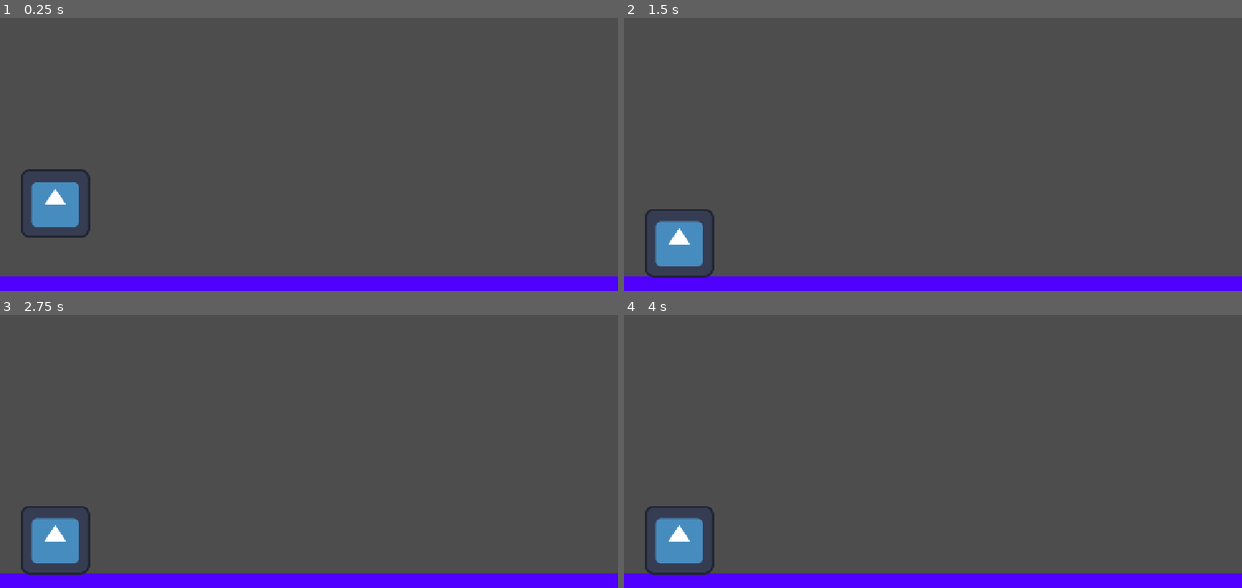
Above: before the commit, frames 1-4 (two rows, left to right).
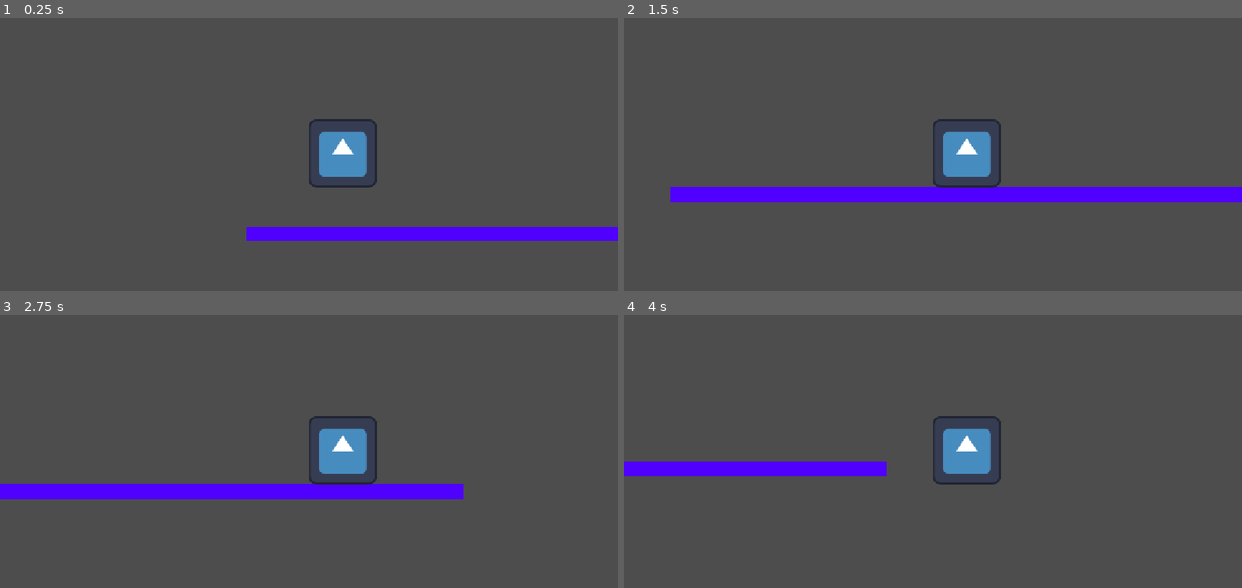
Above: after the commit, the same moments.

Repository: AJMoraes-58/Grupo9-infinite-runner
Game: Godot game, scene res://Cenas/mundo.tscn
The game is run twice, just before and just after one commit, with the same random seed, the same clock (stepped at 60 frames per second) and the same inputs. The engine's default icon, where the game draws it, is replaced by a stand-in: a white triangle on a blue panel in a dark square.
Inputs:
- Up to frame 1 (0.25 s): no input
- Up to frame 2 (1.5 s): hold Up (ui_up) from 0.53 s (still down)
- Up to frame 3 (2.75 s): release Up (ui_up) at 2.03 s
- Up to frame 4 (4 s): hold Up (ui_up) from 2.78 s (still down)

The runs differ from the first frame. In frame 1, 12% of the frame differs, in the area x 0-100%, y 37-100%; in frame 2, 14%; in frame 3, 13%; in frame 4, 11%.

Commit message:
feat: adiciona a corrida automatica e fixacao da camera no personagem principal

Diff:
--- a/Cenas/forster.tscn
+++ b/Cenas/forster.tscn
@@ -16,3 +16,5 @@
 [node name="CollisionShape2D" type="CollisionShape2D" parent="." unique_id=1375991720]
 position = Vector2(64, 68)
 shape = SubResource("RectangleShape2D_3mf1m")
+
+[node name="Camera2D" type="Camera2D" parent="." unique_id=728148421]
--- a/Scripts/forster.gd
+++ b/Scripts/forster.gd
@@ -3,6 +3,7 @@
 #var para vaiaveis; const para constantes
 #valor do pulo tem que ser negativo porque y=0 eh o topo da tela
 
+const VELOCIDADE_DA_CORRIDA: float = 300.0
 const VELOCIDADE_DO_PULO = -400
 var gravidade = ProjectSettings.get_setting("physics/2d/default_gravity") #valor padrao do godot
 
@@ -13,5 +14,5 @@
 	#ui_up eh a seta pra cima
 	if Input.is_action_just_pressed("ui_up") and is_on_floor():
 		velocity.y = VELOCIDADE_DO_PULO
-
+	velocity.x = VELOCIDADE_DA_CORRIDA
 	move_and_slide() #movimenta o personagem
